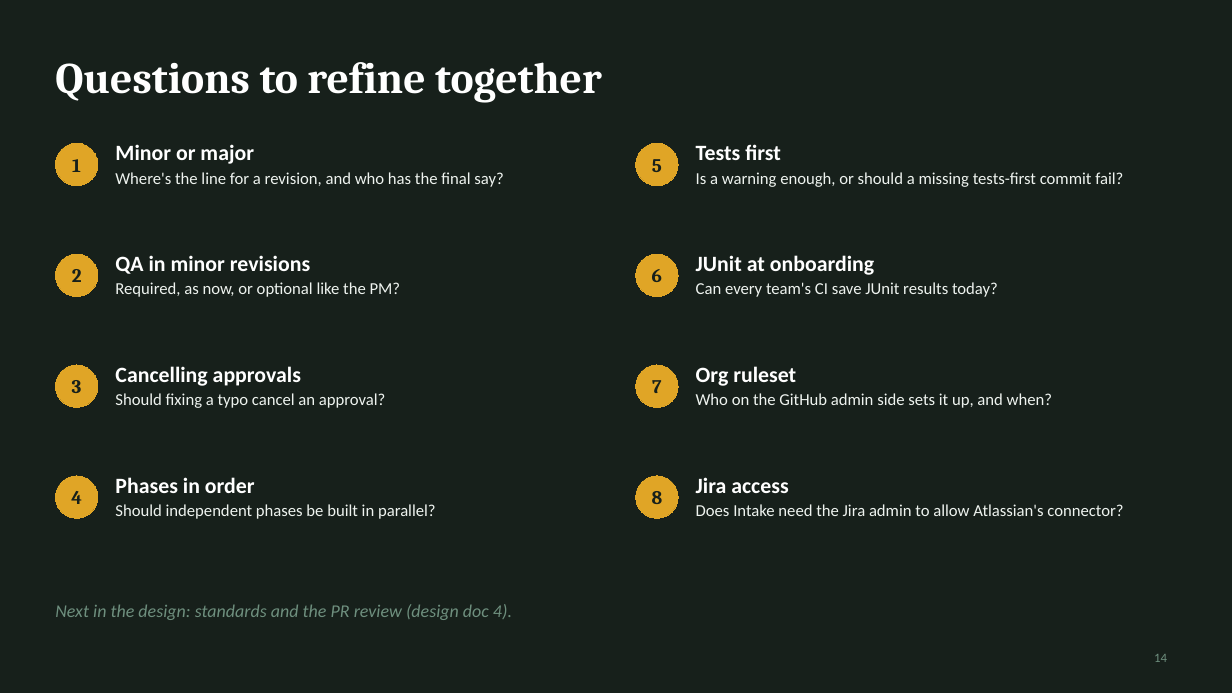
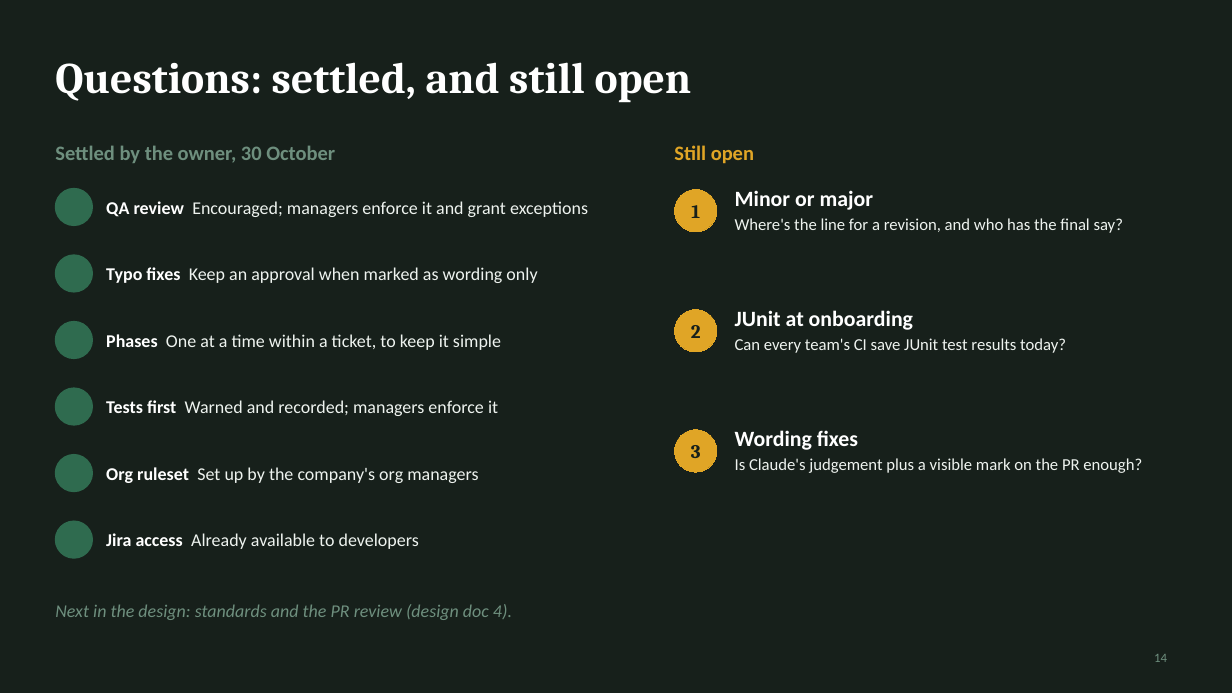
Before and after one commit to rahulnyk/bagheera, a slide deck: slide 14 of docs/design/developer-workflow-walkthrough.pptx. Drawn at 1232x693 pixels with LibreOffice and Linux fonts; fonts in the diff are those of the drawing; background and template pictures are left out. Boxes give left, top, right and bottom in pixels: in the first picture for what was removed or moved away, otherwise in the second. Text is boxed around its words. In the diff, an @@ line names an element or a change of style, - is before the commit and + after.

```diff
--- a/docs/design/developer-workflow-walkthrough.pptx
+++ b/docs/design/developer-workflow-walkthrough.pptx
@@ title at (55,62,692,103): text changed @@
-Questions to refine together
+Questions: settled, and still open
@@ text added at (55,145,335,163), 16 pt, text #6E8F7E, bold @@
+Settled by the owner, 30 October
@@ ellipse removed at (636,143,678,186) @@
-5
@@ text added at (674,145,754,164), 16 pt, text #E0A526, bold @@
+Still open
@@ text removed at (696,144,1123,187) @@
-Tests first
-Is a warning enough, or should a missing tests-first commit fail?
@@ ellipse added at (55,189,92,226), fill #2F6B4F, outline #2F6B4F 1 pt @@
@@ text added at (106,201,588,217), 14 pt, text #EEF3EF @@
+QA review Encouraged; managers enforce it and grant exceptions
@@ ellipse "1": place and size @@
-ellipse "1" at (55,143,98,186)
+ellipse "1" at (675,189,717,232)
@@ text "Minor or major": place and size @@
-text "Minor or major" at (115,144,503,187)
+text "Minor or major" at (735,190,1123,233)
@@ ellipse added at (55,255,92,292), fill #2F6B4F, outline #2F6B4F 1 pt @@
@@ text added at (106,267,537,283), 14 pt, text #EEF3EF @@
+Typo fixes Keep an approval when marked as wording only
@@ text removed at (115,255,401,297) @@
-QA in minor revisions
-Required, as now, or optional like the PM?
@@ ellipse removed at (636,254,678,297) @@
-6
@@ ellipse added at (55,322,92,359), fill #2F6B4F, outline #2F6B4F 1 pt @@
@@ ellipse "2": place and size @@
-ellipse "2" at (55,254,98,297)
+ellipse "2" at (675,310,717,352)
@@ text "JUnit at onboarding": place and size @@
-text "JUnit at onboarding" at (696,255,998,297)
+text "JUnit at onboarding" at (735,310,1066,353)
@@ text added at (106,334,501,350), 14 pt, text #EEF3EF @@
+Phases One at a time within a ticket, to keep it simple
@@ text at (735,338,1066,353): text changed @@
-Can every team's CI save JUnit results today?
+Can every team's CI save JUnit test results today?
@@ ellipse added at (55,388,92,425), fill #2F6B4F, outline #2F6B4F 1 pt @@
@@ text removed at (115,366,385,408) @@
-Cancelling approvals
-Should fixing a typo cancel an approval?
@@ ellipse removed at (636,365,678,408) @@
-7
@@ text removed at (696,366,1052,408) @@
-Org ruleset
-Who on the GitHub admin side sets it up, and when?
@@ text added at (106,400,498,416), 14 pt, text #EEF3EF @@
+Tests first Warned and recorded; managers enforce it
@@ ellipse "3": place and size @@
-ellipse "3" at (55,365,98,408)
+ellipse "3" at (675,430,717,472)
@@ text added at (735,430,1142,473), 13 pt, text #EEF3EF @@
+Wording fixes
+Is Claude's judgement plus a visible mark on the PR enough?
@@ ellipse removed at (55,476,98,518) @@
-4
@@ ellipse added at (55,455,92,492), fill #2F6B4F, outline #2F6B4F 1 pt @@
@@ text added at (106,467,478,483), 14 pt, text #EEF3EF @@
+Org ruleset Set up by the company's org managers
@@ text removed at (115,477,436,519) @@
-Phases in order
-Should independent phases be built in parallel?
@@ ellipse removed at (636,476,678,518) @@
-8
@@ text removed at (696,477,1123,516) @@
-Jira access
-Does Intake need the Jira admin to allow Atlassian's connector?
@@ ellipse added at (55,521,92,558), fill #2F6B4F, outline #2F6B4F 1 pt @@
@@ text added at (106,533,419,549), 14 pt, text #EEF3EF @@
+Jira access Already available to developers
```
Also in this commit, not shown: 7 other slides changed, 3 other files.
